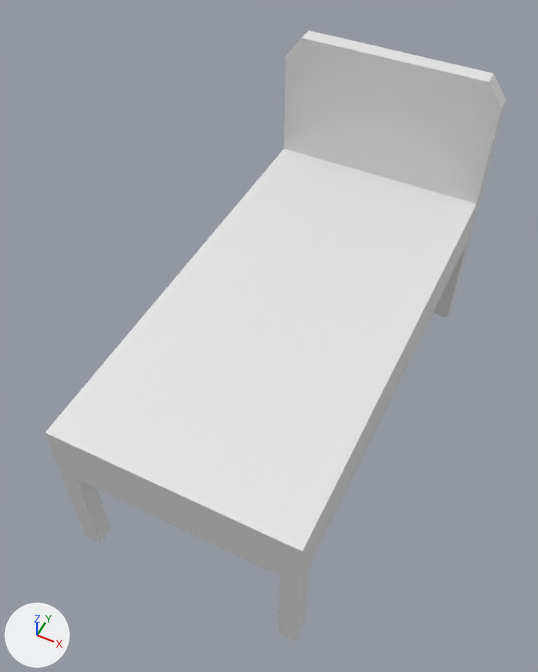
The Blender file Assets/Models/bed.blend: old version first, new version second.
Before and after are seen from a 50 mm lens placed at (3.11, -8.72, 10.48), pointed at (-0.22, -2.07, 2.16). Lighting does not change. The marker at lower left points along +X, +Y and +Z.

The first picture shows 'Bed'.
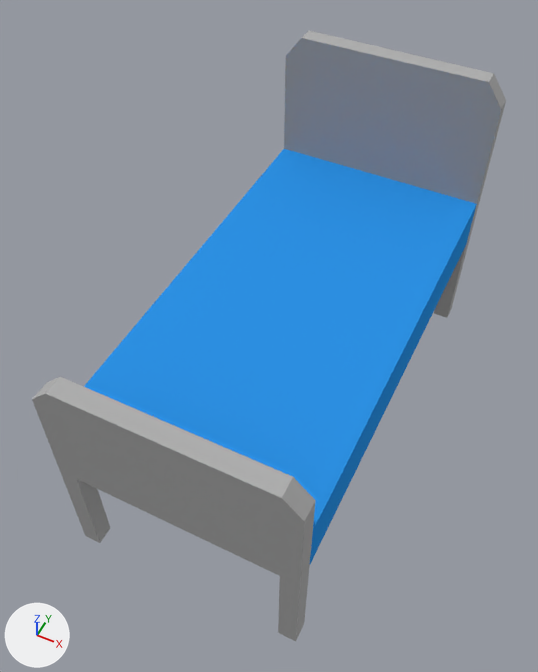
Boxes (x1, y1, x2, y2) around the edits, measured in the pictures (538 x 672 px):
'Bed', reshaped: before (45, 31, 506, 641); after (32, 31, 506, 641)
part 1 of me_bedmesh, built on: before (45, 416, 312, 551); after (32, 377, 316, 551)
part 2 of me_bedmesh, recoloured (white to blue): (84, 149, 477, 564) in both
part 3 of me_bedmesh, recoloured: (45, 31, 506, 641) in both

The change in detail:
Material 'Material.001' (mat_material_001) is new.
Its base color is (0.027, 0.292, 0.8) (blue #2e93e7).
Material 'Material.002' (mat_material_002) is new.
Its base color is (0.434, 0.434, 0.434) (grey #b0b0b0).
me_bedmesh is used by ob_bed; location (0.0, 0.0, 0.0).
Verts and faces of me_bedmesh; kept vertices keep their numbers, new ones are numbered from 56.
Before the commit, vertices of me_bedmesh: 3 (1.77, -5.22, 2.73) at pixel (302, 551), 7 (-1.77, -5.22, 2.73) at pixel (44, 432), 11 (1.77, -4.94, 2.73) at pixel (312, 530), 14 (-1.77, -4.94, 2.73) at pixel (58, 416), 18 (1.5, -5.22, 2.73) at pixel (280, 541).
Before the commit, vertices of me_bedmesh: 19 (-1.5, -5.22, 2.73) at pixel (62, 440), 24 (1.5, -4.94, 2.73) at pixel (291, 521), 25 (-1.5, -4.94, 2.73) at pixel (75, 424).
me_bedmesh had 56 vertices, 54 faces and spanned x -1.77..1.77, y -5.22..1.91, z -0.03..4.85.
me_bedmesh now has 64 vertices, 62 faces and spans x -1.77..1.77, y -5.22..1.91, z -0.03..4.85.
Part 1, on me_bedmesh:
Faces deleted: (3, 11, 24, 18), (7, 19, 25, 14), (18, 24, 25, 19).
New vertices 56 to 59 stand at vertices 3, 7, 11, 14, in that order, plus (0.0, 0.0, 0.68).
New vertices 60 to 63 stand at vertices 18, 19, 24, 25, in that order, plus (0.0, 0.0, 0.96).
New faces: (7, 57, 59, 14), (14, 59, 63, 25), (18, 60, 61, 19), (56, 58, 62, 60), (57, 61, 63, 59), (60, 62, 63, 61) (mat_material_002 (grey #b0b0b0)).
New faces: (7, 19, 61, 57), (11, 24, 62, 58), (3, 56, 60, 18), (24, 25, 63, 62), (3, 11, 58, 56) (mat_material_002 (grey #b0b0b0)).
me_bedmesh part 2: 5 faces spanning x -1.77..1.77, y -4.94..1.64, z 1.83..2.73 switch from no material to mat_material_001 (blue #2e93e7).
me_bedmesh part 3: 46 faces spanning x -1.77..1.77, y -5.22..1.91, z -0.03..4.85 switch from no material to mat_material_002 (grey #b0b0b0).
